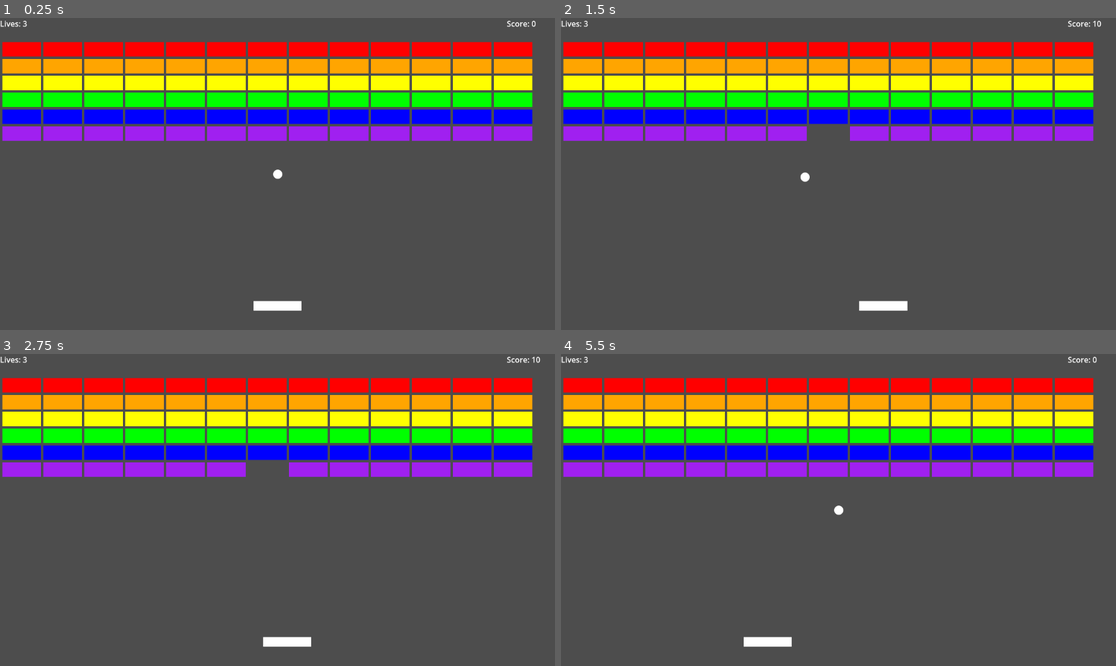
Above: before the commit, frames 1-4 (two rows, left to right).
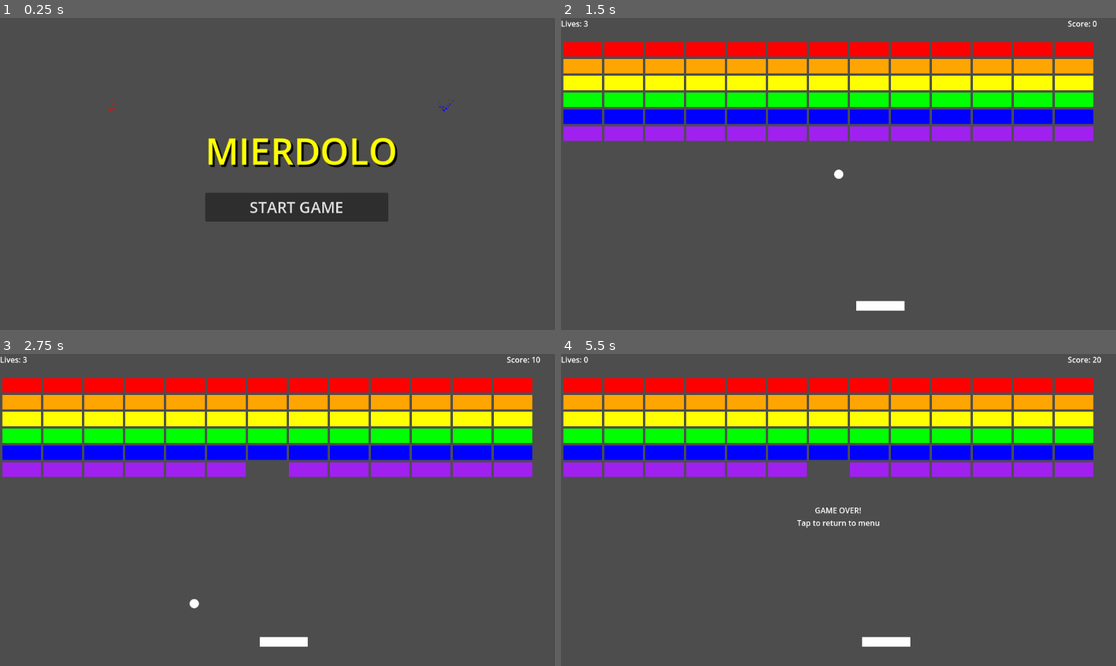
Above: after the commit, the same moments.

Repository: Jav1B/arkaclone
Game: Godot game, scene res://main_menu.tscn
Same seed, same stepped clock (60 frames per second), same inputs: the game is played once before the commit and once after it. Before the commit the project starts from res://main.tscn.
Inputs (mouse positions are in pixels of both pictures, inside the frame that each line leads up to):
- Up to frame 1 (0.25 s): no input
- Up to frame 2 (1.5 s): click (855, 208) at 0.5 s, where only the run after the commit has a clickable "START GAME"; tap Enter (ui_accept) at 1.25 s; move the mouse to (960, 158) at 1.27 s; press the mouse at (960, 158) at 1.28 s; hold Right (ui_right) from 1.28 s (still down)
- Up to frame 3 (2.75 s): tap Enter (ui_accept) at 1.52, 1.55, 1.82, 2.1, 2.27, 2.57 s; move the mouse to (166, 525) at 2.02 s; release Right (ui_right) at 2.03 s; release the mouse at (166, 525) at 2.03 s; hold Left (ui_left) from 2.03 s (still down); click (166, 525) at 2.3 s
- Up to frame 4 (5.5 s): move the mouse to (894, 441) at 2.77 s; release Left (ui_left) at 2.78 s; press the mouse at (894, 441) at 2.78 s; hold Right (ui_right) 2.78-4.28 s; tap Enter (ui_accept) at 3.05, 3.77, 4.07, 5.27 s; move the mouse to (810, 572) at 3.52 s; release the mouse at (810, 572) at 3.53 s; click (810, 572) at 3.6 s; move the mouse to (1005, 556) at 4.27 s; hold Enter (ui_accept) 4.28-5.03 s; hold Left (ui_left) from 4.28 s (still down); click (1005, 556) at 4.42 s; move the mouse to (672, 463) at 5.02 s; click (672, 463) at 5.1 s

The runs differ from the first frame. In frame 1, 31% of the frame differs, in the area x 0-97%, y 0-94%; in frame 2, 0.5%; in frame 3, less than 0.1%; in frame 4, 1.2%.

Commit message:
Add epic MIERDOLO main menu with fireworks
- Created main menu scene with animated MIERDOLO title
- Added colorful fireworks particle effects on both sides
- Implemented START GAME button with touch support
- Added title scaling animation with smooth transitions
- Updated game flow to return to main menu after game over/win
- Set main menu as the starting scene
- Updated README with new features and controls
- Full mobile/touch support for main menu navigation

🤖 Generated with [Claude Code](https://claude.ai/code)

Co-Authored-By: Claude <noreply@anthropic.com>

Diff:
--- a/main.gd
+++ b/main.gd
@@ -121,14 +121,14 @@
 	update_ui()
 
 	if lives <= 0:
-		game_over_label.text = "GAME OVER!\nTap to restart"
+		game_over_label.text = "GAME OVER!\nTap to return to menu"
 		game_over_label.visible = true
 	else:
 		# Reset ball position and restart
 		reset_ball()
 
 func game_won():
-	game_over_label.text = "YOU WIN!\nTap to restart"
+	game_over_label.text = "YOU WIN!\nTap to return to menu"
 	game_over_label.visible = true
 
 func reset_ball():
@@ -144,4 +144,4 @@
 
 func _input(event):
 	if (event.is_action_pressed("ui_accept") or event.is_action_pressed("click")) and game_over_label.visible:
-		get_tree().reload_current_scene()
+		get_tree().change_scene_to_file("res://main_menu.tscn")
--- /dev/null
+++ b/main_menu.gd
@@ -0,0 +1,118 @@
+extends Control
+
+@onready var title_label = $MenuContainer/TitleLabel
+@onready var start_button = $MenuContainer/StartButton
+@onready var fireworks_left = $FireworksLeft
+@onready var fireworks_right = $FireworksRight
+
+var tween: Tween
+
+func _ready():
+	# Set up the title
+	title_label.text = "MIERDOLO"
+	title_label.horizontal_alignment = HORIZONTAL_ALIGNMENT_CENTER
+	title_label.add_theme_font_size_override("font_size", 72)
+	title_label.add_theme_color_override("font_color", Color.YELLOW)
+	title_label.add_theme_color_override("font_shadow_color", Color.BLACK)
+	title_label.add_theme_constant_override("shadow_offset_x", 4)
+	title_label.add_theme_constant_override("shadow_offset_y", 4)
+
+	# Set up the start button
+	start_button.text = "START GAME"
+	start_button.add_theme_font_size_override("font_size", 32)
+	start_button.custom_minimum_size = Vector2(200, 60)
+
+	# Center the menu container
+	var menu_container = $MenuContainer
+	menu_container.anchors_preset = Control.PRESET_CENTER
+	menu_container.anchor_left = 0.5
+	menu_container.anchor_right = 0.5
+	menu_container.anchor_top = 0.5
+	menu_container.anchor_bottom = 0.5
+	menu_container.offset_left = -150
+	menu_container.offset_right = 150
+	menu_container.offset_top = -100
+	menu_container.offset_bottom = 100
+	menu_container.add_theme_constant_override("separation", 40)
+
+	# Set up fireworks
+	setup_fireworks()
+
+	# Connect button signal
+	start_button.pressed.connect(_on_start_pressed)
+
+	# Start title animation
+	animate_title()
+
+func setup_fireworks():
+	var screen_size = get_viewport().get_visible_rect().size
+
+	# Position fireworks
+	fireworks_left.position = Vector2(screen_size.x * 0.2, screen_size.y * 0.3)
+	fireworks_right.position = Vector2(screen_size.x * 0.8, screen_size.y * 0.3)
+
+	# Configure left fireworks
+	setup_firework_particles(fireworks_left, Color.RED)
+
+	# Configure right fireworks
+	setup_firework_particles(fireworks_right, Color.BLUE)
+
+	# Start fireworks
+	fireworks_left.emitting = true
+	fireworks_right.emitting = true
+
+func setup_firework_particles(particles: GPUParticles2D, color: Color):
+	var material = ParticleProcessMaterial.new()
+
+	# Basic emission
+	material.emission_shape = ParticleProcessMaterial.EMISSION_SHAPE_SPHERE
+	material.direction = Vector3(0, -1, 0)
+	material.initial_velocity_min = 50.0
+	material.initial_velocity_max = 150.0
+	material.angular_velocity_min = -180.0
+	material.angular_velocity_max = 180.0
+
+	# Gravity and damping
+	material.gravity = Vector3(0, 98, 0)
+	material.linear_accel_min = -20.0
+	material.linear_accel_max = 20.0
+
+	# Scale
+	material.scale_min = 0.5
+	material.scale_max = 2.0
+
+	# Color
+	material.color = color
+	material.color_ramp = create_color_ramp()
+
+	particles.process_material = material
+	particles.amount = 100
+	particles.lifetime = 3.0
+	particles.explosiveness = 0.8
+
+func create_color_ramp() -> Gradient:
+	var gradient = Gradient.new()
+	gradient.colors = PackedColorArray([Color.WHITE, Color.YELLOW, Color.TRANSPARENT])
+	gradient.offsets = PackedFloat32Array([0.0, 0.5, 1.0])
+	return gradient
+
+func animate_title():
+	tween = create_tween()
+	tween.set_loops()
+	tween.tween_method(update_title_scale, 1.0, 1.2, 1.0)
+	tween.tween_method(update_title_scale, 1.2, 1.0, 1.0)
+
+func update_title_scale(scale: float):
+	title_label.scale = Vector2(scale, scale)
+
+func _on_start_pressed():
+	get_tree().change_scene_to_file("res://main.tscn")
+
+func _input(event):
+	# Handle touch/click to start game
+	if event.is_action_pressed("click"):
+		var button_rect = start_button.get_global_rect()
+		var click_pos = event.position if event is InputEventMouseButton else get_global_mouse_position()
+
+		if button_rect.has_point(click_pos):
+			_on_start_pressed()
--- /dev/null
+++ b/main_menu.tscn
@@ -0,0 +1,23 @@
+[gd_scene load_steps=2 format=3]
+
+[ext_resource type="Script" path="res://main_menu.gd" id="1"]
+
+[node name="root" type="Control"]
+script = ExtResource("1")
+layout_mode = 3
+anchors_preset = 15
+anchor_right = 1.0
+anchor_bottom = 1.0
+
+[node name="MenuContainer" type="VBoxContainer" parent="."]
+layout_mode = 0
+
+[node name="TitleLabel" type="Label" parent="MenuContainer"]
+layout_mode = 2
+
+[node name="StartButton" type="Button" parent="MenuContainer"]
+layout_mode = 2
+
+[node name="FireworksLeft" type="GPUParticles2D" parent="."]
+
+[node name="FireworksRight" type="GPUParticles2D" parent="."]
--- a/project.godot
+++ b/project.godot
@@ -11,7 +11,7 @@
 [application]
 
 config/name="Arkanoid Clone"
-run/main_scene="res://main.tscn"
+run/main_scene="res://main_menu.tscn"
 config/features=PackedStringArray("4.4", "GL Compatibility")
 config/icon="res://icon.svg"
 
Not shown, changed: README.md
